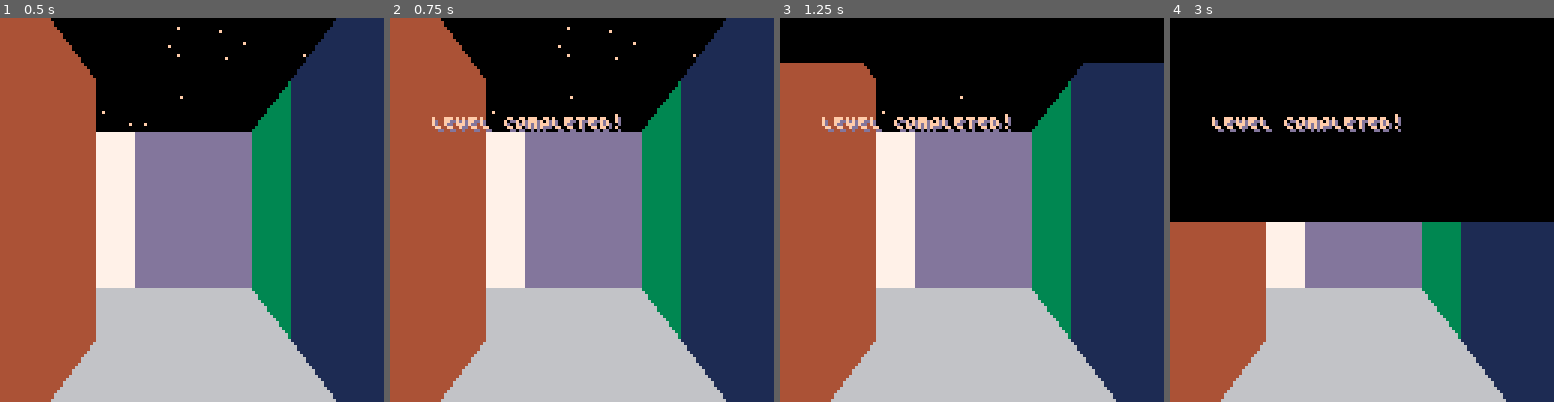
Above: before the commit, frames 1-4 (left to right).
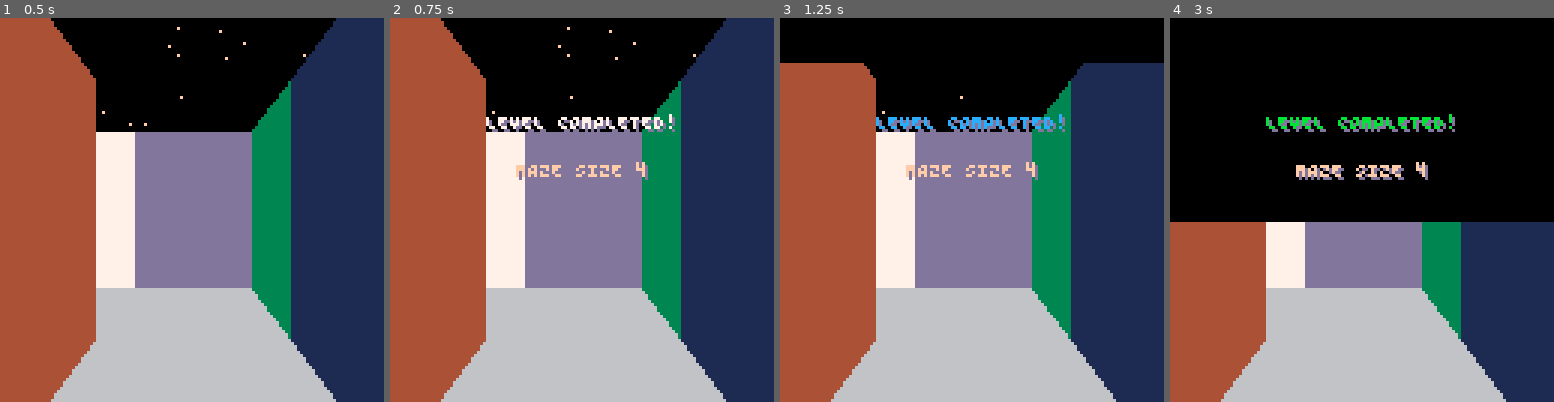
Above: after the commit, the same moments.

Repository: hypp/ld48
Game: PICO-8 cartridge carts/ld48.p8
Two runs of this game, one before a commit and one after it. Both use one fixed random seed, a clock stepped at 60 frames per second and the inputs below.
Inputs:
- Up to frame 1 (0.5 s): tap X (X key) at 0.33 s
- Up to frame 2 (0.75 s): tap O (Z key) at 0.7 s
- Up to frame 3 (1.25 s): tap X (X key) at 1.07 s
- Up to frame 4 (3 s): hold Right 1.6-2.1 s; tap O (Z key) every 0.4 s from 1.7 to 2.9 s; tap X (X key) at 1.85, 2.97 s; hold Up 2.15-2.42 s; hold Right from 2.47 s (still down)

Frame 1 is identical in both runs. In frame 2, 2.3% of the frame differs, in the area x 10-75%, y 25-43%; in frame 3, 2.3%; in frame 4, 2.6%.

Commit message:
fixed level completed message

Diff:
--- a/carts/ld48.p8
+++ b/carts/ld48.p8
@@ -669,10 +669,23 @@
         level_size += 1
     end
 end
+
+function print_shadow(msg,y,flash)
+    x = (screen_width-(#msg*4))/2
+    print(msg,x+1,y+1,13)
+    if flash then
+        print(msg,x,y,rnd(15)+1)
+    else
+        print(msg,x,y,15)
+    end
+end
+
 function level_done_draw()
     line(0,level.clear_pos,128,level.clear_pos,0)
-    print("LEVEL COMPLETED!",14+1,32+1,13)
-    print("LEVEL COMPLETED!",14,32,15)
+    msg = "LEVEL COMPLETED!"
+    print_shadow(msg,32,true)
+    msg = "MAZE SIZE "..level_size
+    print_shadow(msg,48,false)
 end
 
 
